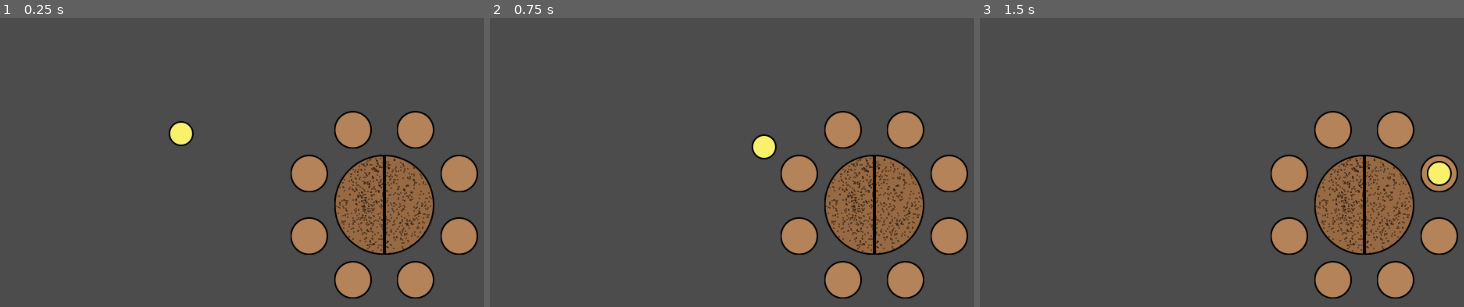
Above: before the commit, frames 1-3 (left to right).
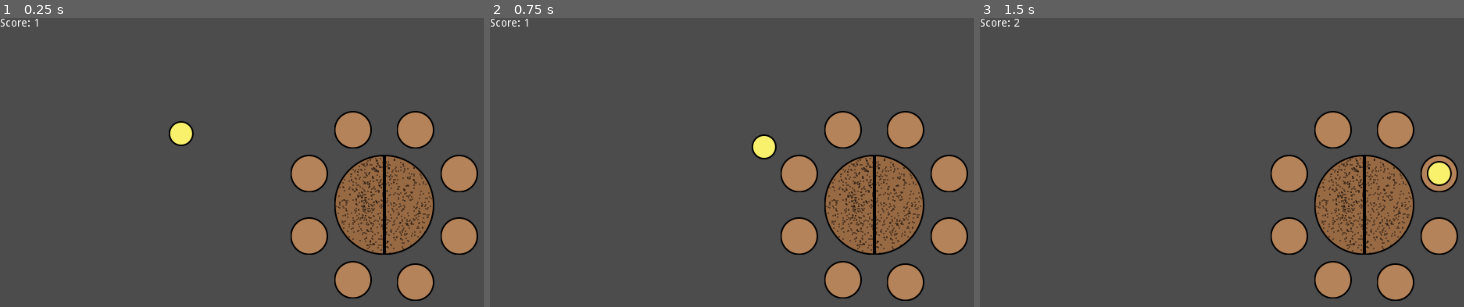
Above: after the commit, the same moments.

Repository: KoryB/ld54-limited-space
Game: Godot game, scene res://level/TestLevel.tscn
Two runs of this game, one before a commit and one after it. Both use one fixed random seed, a clock stepped at 60 frames per second and the inputs below.
Inputs (mouse positions are in pixels of both pictures, inside the frame that each line leads up to):
- Up to frame 1 (0.25 s): no input
- Up to frame 2 (0.75 s): tap Enter at 0.5 s; drag from (669, 133) to (949, 174) at 0.52 s
- Up to frame 3 (1.5 s): tap Space at 1.25 s; drag from (outside the picture) to (1439, 174) at 1.27 s

The runs differ from the first frame. In frame 1, 0.4% of the frame differs, in the area x 0-90%, y 0-98%; in frame 2, 0.4%; in frame 3, 0.4%.

Commit message:
Added basic score calculation

Diff:
--- a/level/TestLevel.tscn
+++ b/level/TestLevel.tscn
@@ -1,8 +1,9 @@
-[gd_scene load_steps=4 format=2]
+[gd_scene load_steps=5 format=2]
 
 [ext_resource path="res://scene/table/table_with_seats.tscn" type="PackedScene" id=1]
 [ext_resource path="res://scene/guest/guest.tscn" type="PackedScene" id=2]
 [ext_resource path="res://scene/manager/guest_manager.tscn" type="PackedScene" id=3]
+[ext_resource path="res://level/score.gd" type="Script" id=4]
 
 [node name="TestLevel" type="Node2D"]
 
@@ -19,3 +20,8 @@
 
 [node name="Guest" parent="Guests" instance=ExtResource( 2 )]
 position = Vector2( 232, 148 )
+
+[node name="Score" type="Label" parent="."]
+margin_right = 175.0
+margin_bottom = 59.0
+script = ExtResource( 4 )
--- /dev/null
+++ b/level/score.gd
@@ -0,0 +1,21 @@
+extends Label
+
+
+# Declare member variables here. Examples:
+# var a = 2
+# var b = "text"
+
+
+# Called when the node enters the scene tree for the first time.
+func _ready():
+	pass # Replace with function body.
+
+
+# Called every frame. 'delta' is the elapsed time since the previous frame.
+func _process(delta):
+	var score := 0.0
+
+	for table in get_node("../Tables").get_children():
+		score += table.calculate_score()
+
+	self.text = "Score: " + str(score)
--- a/project.godot
+++ b/project.godot
@@ -14,10 +14,30 @@
 "language": "GDScript",
 "path": "res://scene/guest/guest.gd"
 }, {
+"base": "Node",
+"class": "GuestPreference",
+"language": "GDScript",
+"path": "res://scene/guest/preference/guest_preference.gd"
+}, {
+"base": "Object",
+"class": "Neighbors",
+"language": "GDScript",
+"path": "res://scene/guest/neighbors.gd"
+}, {
+"base": "Reference",
+"class": "NeighborsFactory",
+"language": "GDScript",
+"path": "res://scripts/neighbors_factory.gd"
+}, {
 "base": "Node2D",
 "class": "Seat",
 "language": "GDScript",
 "path": "res://scene/table/seat.gd"
+}, {
+"base": "Node",
+"class": "TablePreference",
+"language": "GDScript",
+"path": "res://scene/table/preference/table_preference.gd"
 }, {
 "base": "Node2D",
 "class": "TableWithSeats",
@@ -26,7 +46,11 @@
 } ]
 _global_script_class_icons={
 "Guest": "",
+"GuestPreference": "",
+"Neighbors": "",
+"NeighborsFactory": "",
 "Seat": "",
+"TablePreference": "",
 "TableWithSeats": ""
 }
 
--- a/scene/guest/guest.gd
+++ b/scene/guest/guest.gd
@@ -8,10 +8,21 @@
 var pressed_position: Vector2
 var is_dragging := false
 
+onready var preferences := $Preferences.get_children()
+
 func _ready():
 	$DragArea.connect("pressed", self, "on_press")
 	$DragArea.connect("dragged", self, "on_drag")
 	$DragArea.connect("released", self, "on_release")
+
+
+func calculate_score(neighbors: Neighbors) -> float:
+	var sum = 0
+
+	for preference in preferences:
+		sum += preference.calculate_score(neighbors)
+
+	return sum
 
 
 func get_seat_area() -> Area2D:
@@ -24,8 +35,10 @@
 
 	emit_signal("pressed")
 
+
 func on_drag(delta: Vector2):
 	self.position += delta
+
 
 func on_release():
 	self.modulate.a = 1.0
--- a/scene/guest/guest.tscn
+++ b/scene/guest/guest.tscn
@@ -1,8 +1,9 @@
-[gd_scene load_steps=6 format=2]
+[gd_scene load_steps=7 format=2]
 
 [ext_resource path="res://scene/guest/circle.png" type="Texture" id=1]
 [ext_resource path="res://scripts/area2d_draggable.gd" type="Script" id=2]
 [ext_resource path="res://scene/guest/guest.gd" type="Script" id=3]
+[ext_resource path="res://scene/guest/preference/guest_preference.gd" type="Script" id=4]
 
 [sub_resource type="CircleShape2D" id=1]
 radius = 20.0
@@ -12,6 +13,11 @@
 
 [node name="Guest" type="Node2D"]
 script = ExtResource( 3 )
+
+[node name="Preferences" type="Node" parent="."]
+
+[node name="Node" type="Node" parent="Preferences"]
+script = ExtResource( 4 )
 
 [node name="Sprite" type="Sprite" parent="."]
 texture = ExtResource( 1 )
--- /dev/null
+++ b/scene/guest/neighbors.gd
@@ -0,0 +1,28 @@
+class_name Neighbors
+
+extends Object
+
+
+var all := []
+
+var left setget ,get_left
+var right setget ,get_right
+var across setget ,get_across
+
+func get_left():
+	if all.size() == 0:
+		return null
+	else:
+		return all[0]
+
+func get_right():
+	if all.size() == 0:
+		return null
+	else:
+		return all[-1]
+
+func get_across():
+	if all.size() == 0:
+		return null
+	else:
+		return all[all.size() / 2 + 1]
--- /dev/null
+++ b/scene/guest/preference/guest_preference.gd
@@ -0,0 +1,11 @@
+class_name GuestPreference
+
+extends Node
+
+# Called when the node enters the scene tree for the first time.
+func _ready():
+	pass # Replace with function body.
+
+
+func calculate_score(other_guests: Neighbors) -> float:
+	return 1.0
--- /dev/null
+++ b/scene/table/preference/table_preference.gd
@@ -0,0 +1,11 @@
+class_name TablePreference
+
+extends Node
+
+# Called when the node enters the scene tree for the first time.
+func _ready():
+	pass # Replace with function body.
+
+
+func calculate_score(guests: Array) -> float:
+	return 1.0
--- a/scene/table/table_with_seats.gd
+++ b/scene/table/table_with_seats.gd
@@ -2,6 +2,8 @@
 
 extends Node2D
 
+
+onready var preferences := $Preferences.get_children()
 
 
 # Called when the node enters the scene tree for the first time.
@@ -17,3 +19,22 @@
 			return true
 
 	return false
+
+
+# Could have table level preferences here if we want
+func calculate_score() -> float:
+	var sum = 0.0
+	var guests = []
+
+	for seat in $Seats.get_children():
+		guests.append(seat.occupant)
+
+	for preference in preferences:
+		sum += preference.calculate_score(guests)
+
+	for guest in guests:
+		if guest != null:
+			var neighbors = NeighborsFactory.create(guest, guests)
+			sum += guest.calculate_score(neighbors)
+
+	return sum
--- a/scene/table/table_with_seats.tscn
+++ b/scene/table/table_with_seats.tscn
@@ -1,11 +1,17 @@
-[gd_scene load_steps=4 format=2]
+[gd_scene load_steps=5 format=2]
 
 [ext_resource path="res://scene/table/table.tscn" type="PackedScene" id=1]
+[ext_resource path="res://scene/table/preference/table_preference.gd" type="Script" id=2]
 [ext_resource path="res://scene/table/seat.tscn" type="PackedScene" id=3]
 [ext_resource path="res://scene/table/table_with_seats.gd" type="Script" id=4]
 
 [node name="TableWithSeats" type="Node2D"]
 script = ExtResource( 4 )
+
+[node name="Preferences" type="Node" parent="."]
+
+[node name="Node" type="Node" parent="Preferences"]
+script = ExtResource( 2 )
 
 [node name="Table" parent="." instance=ExtResource( 1 )]
 
@@ -15,22 +21,22 @@
 position = Vector2( 96, -40 )
 
 [node name="1" parent="Seats" instance=ExtResource( 3 )]
-position = Vector2( 40, -96 )
+position = Vector2( 96, 40 )
 
 [node name="2" parent="Seats" instance=ExtResource( 3 )]
-position = Vector2( -40, -96 )
+position = Vector2( 40, 99 )
 
 [node name="3" parent="Seats" instance=ExtResource( 3 )]
-position = Vector2( -96, -40 )
+position = Vector2( -40, 96 )
 
 [node name="4" parent="Seats" instance=ExtResource( 3 )]
 position = Vector2( -96, 40 )
 
 [node name="5" parent="Seats" instance=ExtResource( 3 )]
-position = Vector2( 96, 40 )
+position = Vector2( -96, -40 )
 
 [node name="6" parent="Seats" instance=ExtResource( 3 )]
-position = Vector2( 40, 96 )
+position = Vector2( -40, -96 )
 
 [node name="7" parent="Seats" instance=ExtResource( 3 )]
-position = Vector2( -40, 96 )
+position = Vector2( 40, -96 )
--- /dev/null
+++ b/scripts/neighbors_factory.gd
@@ -0,0 +1,19 @@
+class_name NeighborsFactory
+
+
+static func create(target, guests_at_table: Array) -> Neighbors:
+	var target_index = -1
+	var neighbors = Neighbors.new()
+	var num_guests = guests_at_table.size()
+
+	for i in range(num_guests):
+		if target == guests_at_table[i]:
+			target_index = i
+
+	if target_index == -1:
+		return null
+
+	for i in range(1, num_guests):
+		neighbors.all.append(guests_at_table[(target_index + i) % num_guests])
+
+	return neighbors
